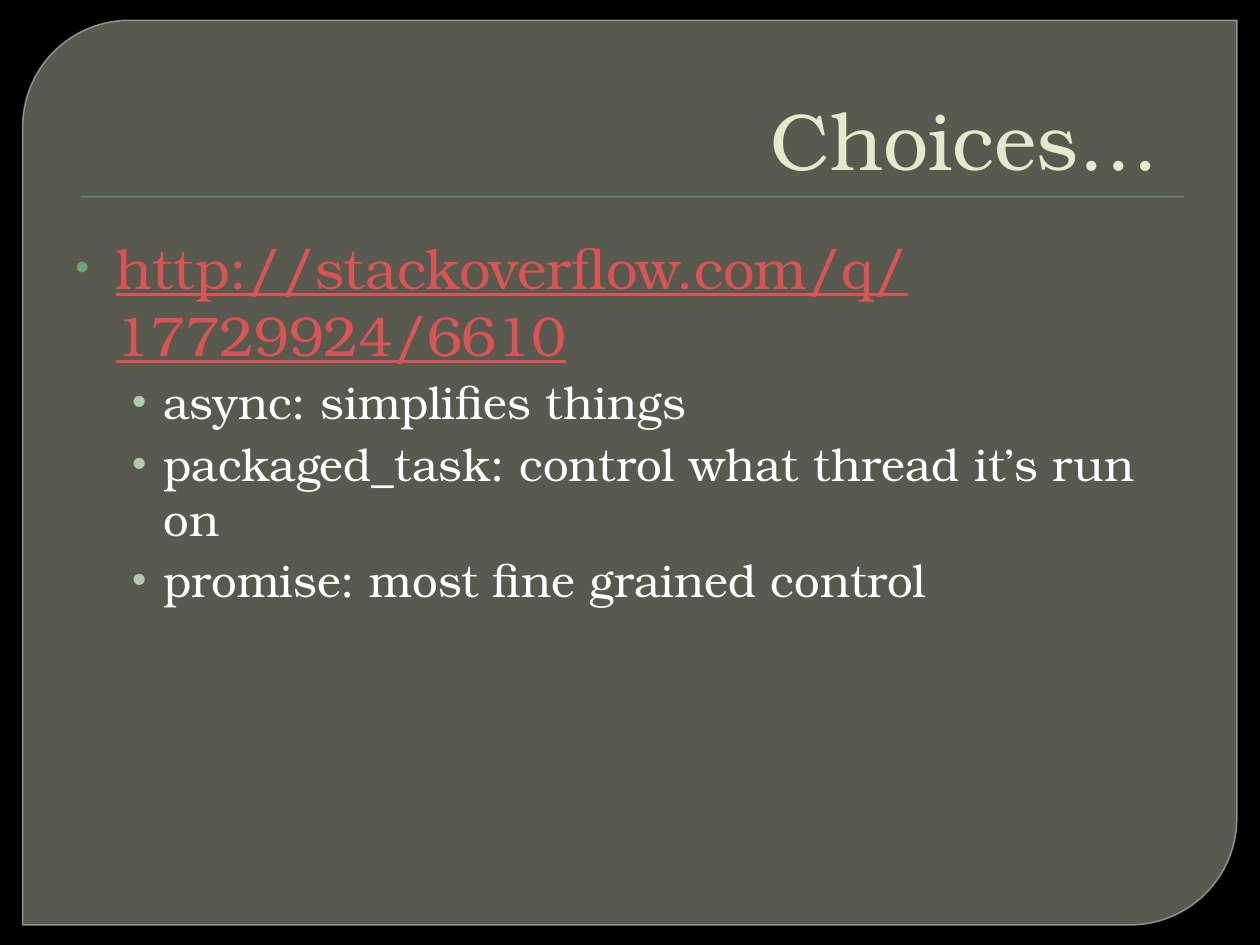
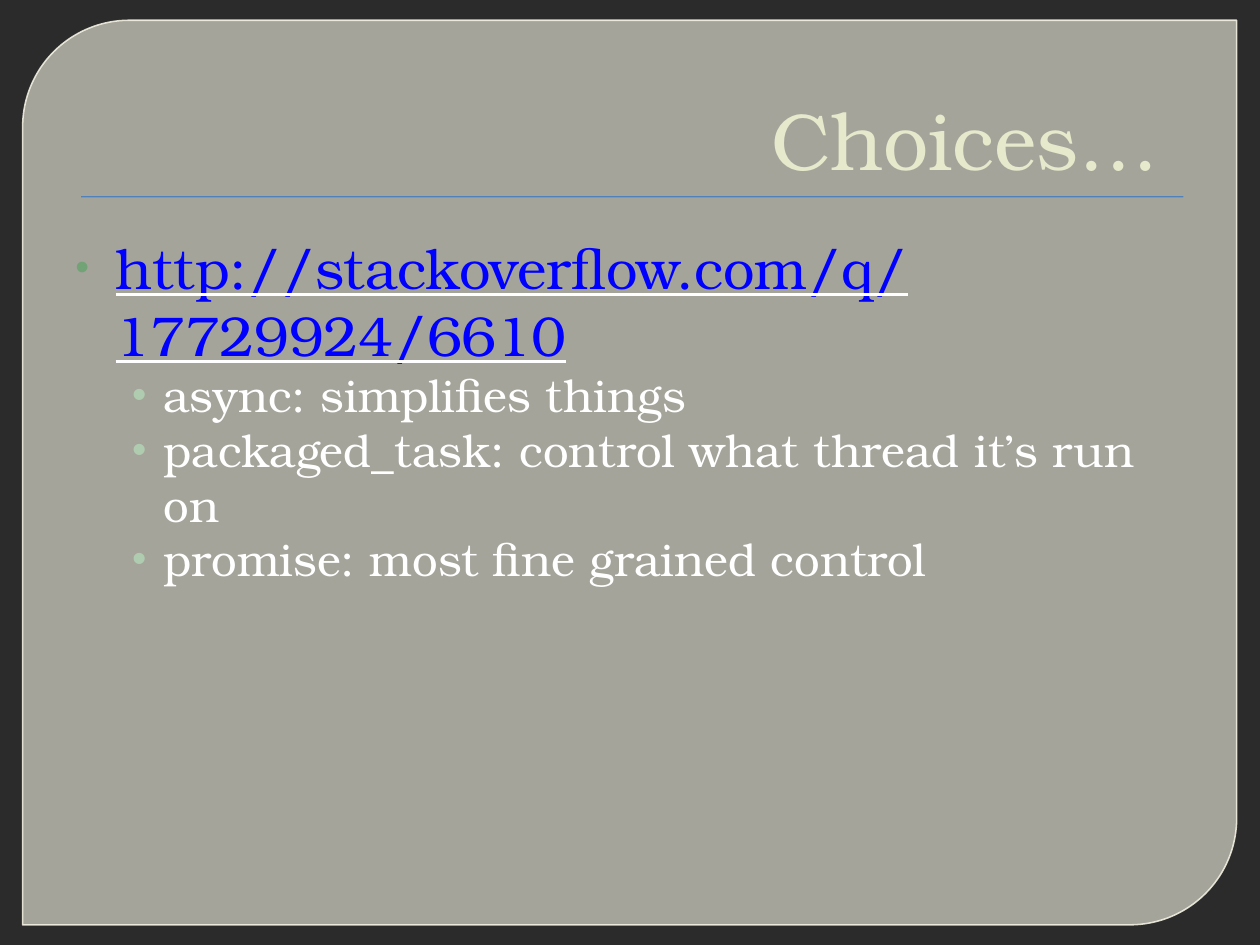
Before and after one commit to xtofl/cpp11training, a slide deck: slide 21 of slides/6.c11multithreading-futures-140925092912-phpapp01.pptx. Drawn at 1260x945 pixels with LibreOffice and Linux fonts; fonts in the diff are those of the drawing; background and template pictures are left out; a plain dark background stands for a picture behind light text. Boxes give left, top, right and bottom in pixels: in the first picture for what was removed or moved away, otherwise in the second. Text is boxed around its words. In the diff, an @@ line names an element or a change of style, - is before the commit and + after.

```diff
--- a/slides/6.c11multithreading-futures-140925092912-phpapp01.pptx
+++ b/slides/6.c11multithreading-futures-140925092912-phpapp01.pptx
@@ round diag rect at box(23, 20, 1237, 925): fill #888B7B at 65% opacity to #E8E6D9 at 65% opacity; outline #9DA090 0.87 pt to #F6F3E4 0.88 pt @@
@@ text "Choices…" at box(771, 112, 1159, 171): text colour #E7EACB to #E6E9CB @@
@@ rectangle at box(81, 197, 1183, 198): fill #72A376 to #4F81BD @@
@@ text "http://stackoverflow.com/q/17729924/6610" at box(116, 248, 1134, 587): text colour #DB5353 to #0000FF in "http://stackoverflow.com/q/17729924/6610"; less space between paragraphs @@
```
Also in this commit, not shown: 26 other slides changed, 2 other files.
